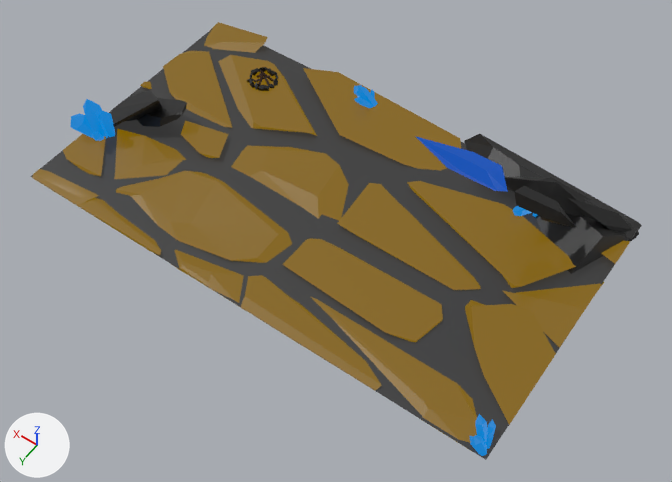
What one commit did to the glTF model TCG-Framework-Client/models/tcg-framework/card-terrain/terrain-lightning.glb.
Both versions are drawn from a camera (50 mm lens) standing at (-9.21, 8.65, 18.47) and looking at (-1.22, -2.53, 0.89). Arrows for +X, +Y and +Z are at lower left; the lights stay in place. Vertices at the same position are counted once.

Objects in the first picture: 'lightning-terrain'.
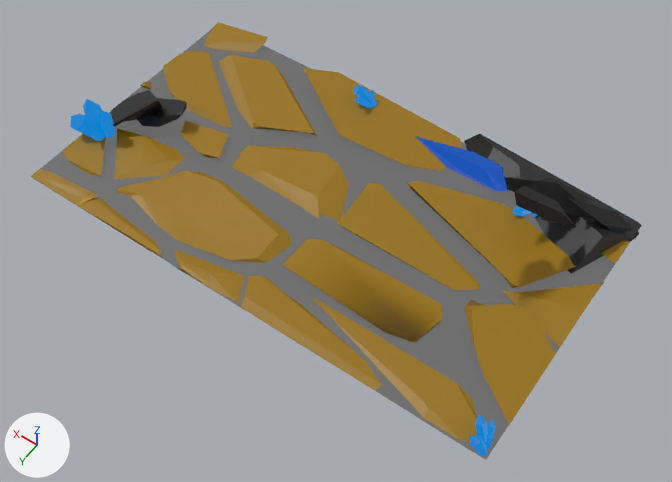
Where the newer file only moved an object's origin or applied its transform, the numbers keep the older frame.

What differs and where, as boxes (x1, y1, x2, y2) in the pictures (672 x 482 px):
part 1 of me_lightning_terrain_001_cell_084, deleted (black): before (247, 67, 278, 91)
part 2 of me_lightning_terrain_001_cell_084, surface changed: (30, 22, 630, 460) in both

What changed in the scene script:
```text
Change me_lightning_terrain_001_cell_084:
    used by ob_lightning_terrain; location = (-0.09, -0.77, -1.48)
    remove me_lightning_terrain_001_cell_084.from_pydata(...)  # 986 vertices, 1451 faces; spans x -6.85..7.22, y -7.22..0.7, z 1.55..6.3
    add me_lightning_terrain_001_cell_084.from_pydata(...)  # 717 vertices, 1036 faces; spans x -6.85..7.22, y -7.22..0.7, z 1.55..6.3
    me_lightning_terrain_001_cell_084 part 1: 17 loose pieces with 269 vertices, spanning x 3.77..4.7, y -6.11..-5.23, z 1.71..2.08, are deleted
    me_lightning_terrain_001_cell_084 part 2: 426 kept faces spanning x -6.77..7.07, y -7.18..0.69, z 1.55..1.87 get new texture (UV) coordinates
    remove me_lightning_terrain_001_cell_084.materials.append(mat_material_008)
    remove me_lightning_terrain_001_cell_084.materials.append(mat_material_005)
```
